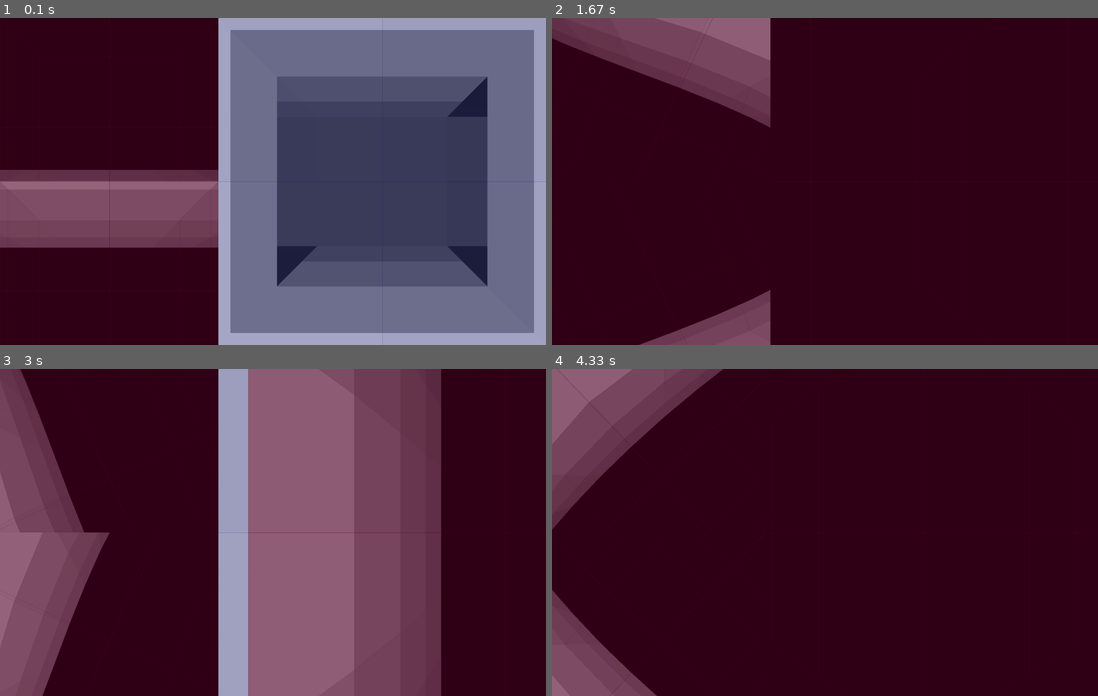
Above: before the commit, frames 1-4 (two rows, left to right).
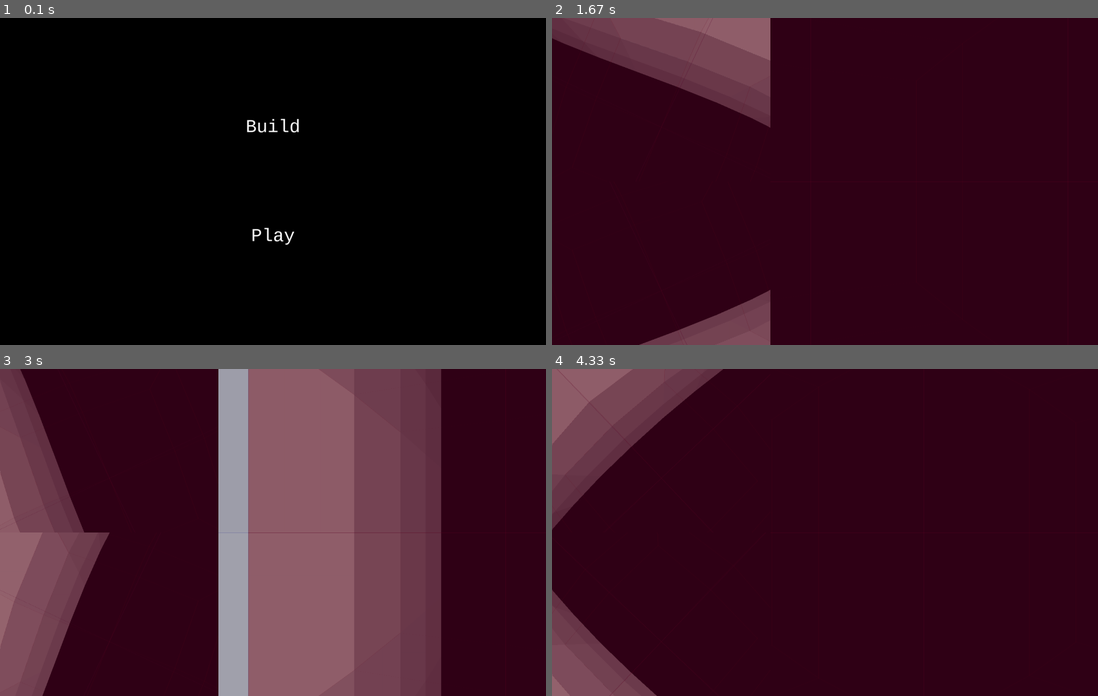
Above: after the commit, the same moments.

Repository: UCHMS19-20/final-project-notnotharsh
Game: pygame game, started from src/graphics.py
The game is run twice, just before and just after one commit, with the same random seed, the same clock (stepped at 60 frames per second) and the same inputs.
Inputs (mouse positions are in pixels of both pictures, inside the frame that each line leads up to):
- Up to frame 1 (0.1 s): no input
- Up to frame 2 (1.67 s): click (825, 237) at 0.38 s, where only the run after the commit has a clickable "Play"; hold Right 0.67-1.13 s; move the mouse to (803, 194) at 0.7 s; hold Right 1.17-1.63 s
- Up to frame 3 (3 s): hold Left 1.67-2.2 s; hold Left 2.23-2.63 s; hold Right from 2.67 s (still down)
- Up to frame 4 (4.33 s): release Right at 3.3 s; hold Left 3.33-3.8 s; hold Right 3.83-4.3 s

The runs differ from the first frame. In frame 1, 100% of the frame differs, in the area x 0-100%, y 0-100%; in frame 2, less than 0.1%; in frame 3, less than 0.1%; in frame 4, less than 0.1%.

Commit message:
main menu

Diff:
--- a/src/graphics.py
+++ b/src/graphics.py
@@ -55,7 +55,7 @@
     return (math.pow(center_x - pos[0], 2) + math.pow(center_y - pos[1], 2) + math.pow(center_z - pos[2], 2))
 
 def return_color(dist_squared, from_outside):
-    return (min(250, 300 / dist_squared + 10000 / from_outside), min(250, 300 / dist_squared + 10000 / from_outside), min(250, 300 / dist_squared + 10000 / from_outside))
+    return (min(250, 300 / dist_squared + 10000 / from_outside), min(250, 300 / dist_squared + 10000 / from_outside), min(225, 250 / dist_squared + 9000 / from_outside))
 
 def draw_surface(plist, draw_points, draw_lines, color, transparent):
     global top_screen, mid_screen, bottom_screen
@@ -164,7 +164,6 @@
 
 coords = [1, -5, 1]
 theta = math.pi / 2
-y_val = 1
 
 trans_speed = .1
 rot_speed = math.pi / 50
@@ -177,6 +176,16 @@
 top_screen = pygame.Surface(side_size)
 mid_screen = pygame.Surface(mid_size)
 bottom_screen = pygame.Surface(side_size)
+
+font = pygame.font.SysFont("Courier", 50)
+won_text = font.render("you won!", True, (255, 255, 255))
+lost_text = font.render("you lost!", True, (255, 255, 255))
+build_text = font.render("Build", True, (255, 255, 255))
+play_text = font.render("Play", True, (255, 255, 255))
+won_text_rect = won_text.get_rect(center = ((side_size[0] + mid_size[0]) / 2, side_size[1]))
+lost_text_rect = lost_text.get_rect(center = ((side_size[0] + mid_size[0]) / 2, side_size[1]))
+build_text_rect = build_text.get_rect(center = ((side_size[0] + mid_size[0]) / 2, side_size[1] * 2 / 3))
+play_text_rect = play_text.get_rect(center = ((side_size[0] + mid_size[0]) / 2, side_size[1] * 4 / 3))
 
 f = open("cubes.txt", "r")
 cube_strings = f.readlines()
@@ -190,16 +199,34 @@
 for i in cubes:
     add_cube(i)
 
-game_loop = True
+main_menu = True
+game_loop = False
 won = False
 
+timestamp = 0
+
 while True:
-    for event in pygame.event.get():
-        if event.type == pygame.QUIT:
-            sys.exit()
+    while main_menu:
+        total_screen.fill([0, 0, 0])
+        total_screen.blit(build_text, build_text_rect)
+        total_screen.blit(play_text, play_text_rect)
+        pos = pygame.mouse.get_pos()
+        pygame.display.flip()
+        for event in pygame.event.get():
+            if event.type == pygame.QUIT:
+                sys.exit()
+            if event.type == pygame.MOUSEBUTTONDOWN:
+                if play_text_rect.collidepoint(pos):
+                    main_menu = False
+                    game_loop = True
     while game_loop:
-        if (not alive(coords)) or (not playing(coords)):
-            break
+        won = False
+        timestamp = 0
+        if not alive(coords):
+            game_loop = False
+        if not playing(coords):
+            game_loop = False
+            won = True
         total_screen.fill([0, 0, 0])
         top_screen.fill([0, 0, 0])
         mid_screen.fill([0, 0, 0])
@@ -244,3 +271,19 @@
             if event.type == pygame.QUIT:
                 sys.exit()
         pygame.display.flip()
+    if timestamp == 0:
+        timestamp = pygame.time.get_ticks()
+    if pygame.time.get_ticks() - timestamp > 2000:
+        main_menu = True
+        game_loop = False
+        coords = [1, -5, 1]
+        theta = math.pi / 2
+    else:
+        if won:
+            total_screen.blit(won_text, won_text_rect)
+        else:
+            total_screen.blit(lost_text, lost_text_rect)
+    pygame.display.flip()
+    for event in pygame.event.get():
+        if event.type == pygame.QUIT:
+            sys.exit()
